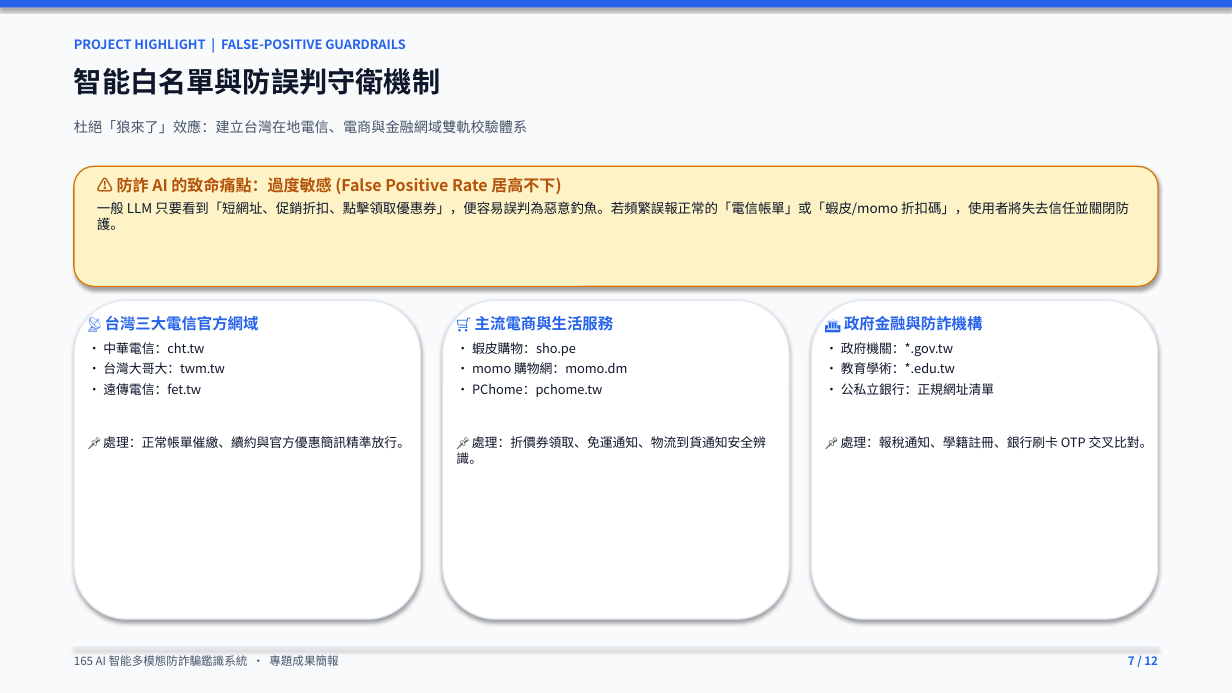
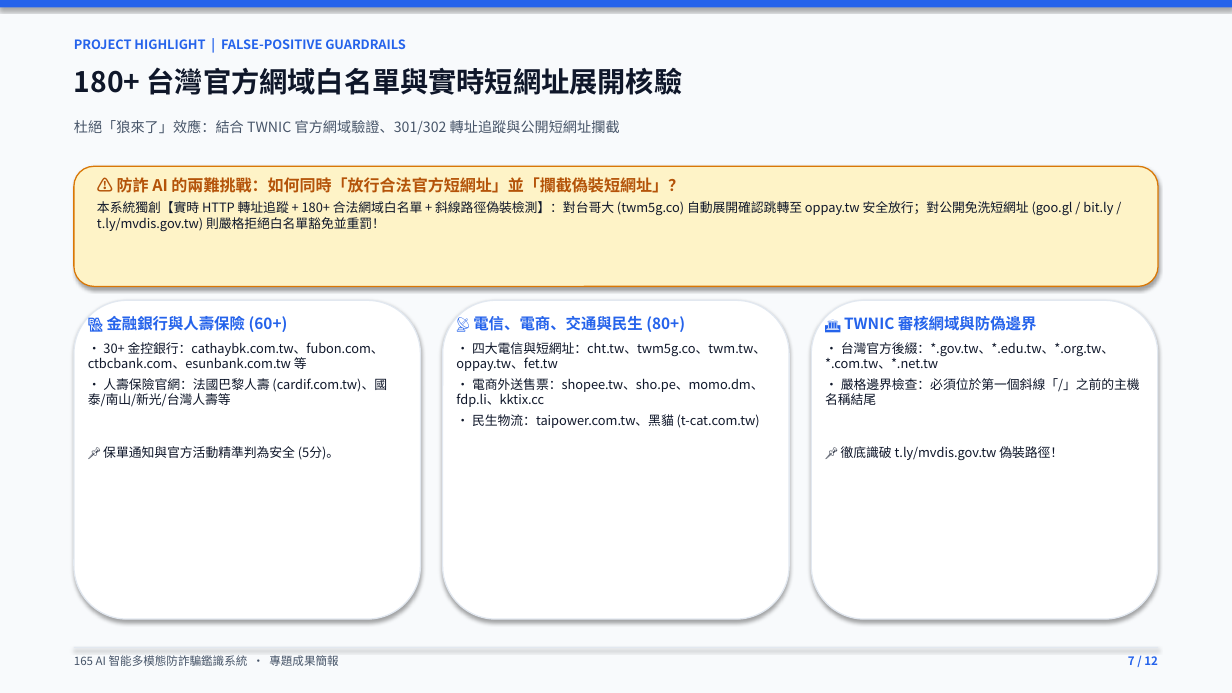
Before and after one commit to alex0647-star/165-anti-scam-ai, a slide deck: slide 7 of 165_AI智能多模態防詐騙鑑識系統_專題簡報.pptx. Drawn at 1232x693 pixels with LibreOffice and Linux fonts; fonts in the diff are those of the drawing. Boxes give left, top, right and bottom in pixels: in the first picture for what was removed or moved away, otherwise in the second. Text is boxed around its words. In the diff, an @@ line names an element or a change of style, - is before the commit and + after.

Commit message:
更新 165 AI 專題簡報、LINE 官方機器人伺服器與相關實測成果

```diff
--- a/165_AI智能多模態防詐騙鑑識系統_專題簡報.pptx
+++ b/165_AI智能多模態防詐騙鑑識系統_專題簡報.pptx
@@ text at bbox=[74, 67, 683, 95]: text changed @@
-智能白名單與防誤判守衛機制
+180+ 台灣官方網域白名單與實時短網址展開核驗
@@ text at bbox=[74, 120, 620, 135]: text changed @@
-杜絕「狼來了」效應：建立台灣在地電信、電商與金融網域雙軌校驗體系
+杜絕「狼來了」效應：結合 TWNIC 官方網域驗證、301/302 轉址追蹤與公開短網址攔截
@@ text at bbox=[97, 177, 1113, 231]: text changed; size 10.5 to 10 pt @@
-⚠️ 防詐 AI 的致命痛點：過度敏感 (False Positive Rate 居高不下)
-一般 LLM 只要看到「短網址、促銷折扣、點擊領取優惠券」，便容易誤判為惡意釣魚。若頻繁誤報正常的「電信帳單」或「蝦皮/momo 折扣碼」，使用者將失去信任並關閉防護。
+⚠️ 防詐 AI 的兩難挑戰：如何同時「放行合法官方短網址」並「攔截偽裝短網址」？
+本系統獨創【實時 HTTP 轉址追蹤 + 180+ 合法網域白名單 + 斜線路徑偽裝檢測】：對台哥大 (twm5g.co) 自動展開確認跳轉至 oppay.tw 安全放行；對公開免洗短網址 (goo.gl / bit.ly / t.ly/mvdis.gov.tw) 則嚴格拒絕白名單豁免並重罰！
@@ text at bbox=[88, 316, 387, 460]: text changed @@
-📡 台灣三大電信官方網域
-• 中華電信：cht.tw
-• 台灣大哥大：twm.tw
-• 遠傳電信：fet.tw
-📌 處理：正常帳單催繳、續約與官方優惠簡訊精準放行。
+🏦 金融銀行與人壽保險 (60+)
+• 30+ 金控銀行：cathaybk.com.tw、fubon.com、ctbcbank.com、esunbank.com.tw 等
+• 人壽保險官網：法國巴黎人壽 (cardif.com.tw)、國泰/南山/新光/台灣人壽等
+📌 保單通知與官方活動精準判為安全 (5分)。
@@ text at bbox=[456, 316, 766, 428]: text changed @@
-🛒 主流電商與生活服務
-• 蝦皮購物：sho.pe
-• momo 購物網：momo.dm
-• PChome：pchome.tw
-📌 處理：折價券領取、免運通知、物流到貨通知安全辨識。
+📡 電信、電商、交通與民生 (80+)
+• 四大電信與短網址：cht.tw、twm5g.co、twm.tw、oppay.tw、fet.tw
+• 電商外送售票：shopee.tw、sho.pe、momo.dm、fdp.li、kktix.cc
+• 民生物流：taipower.com.tw、黑貓 (t-cat.com.tw)
@@ text at bbox=[825, 316, 1140, 460]: text changed @@
-🏛️ 政府金融與防詐機構
-• 政府機關：*.gov.tw
-• 教育學術：*.edu.tw
-• 公私立銀行：正規網址清單
-📌 處理：報稅通知、學籍註冊、銀行刷卡 OTP 交叉比對。
+🏛️ TWNIC 審核網域與防偽邊界
+• 台灣官方後綴：*.gov.tw、*.edu.tw、*.org.tw、*.com.tw、*.net.tw
+• 嚴格邊界檢查：必須位於第一個斜線「/」之前的主機名稱結尾
+📌 徹底識破 t.ly/mvdis.gov.tw 偽裝路徑！
```
Also in this commit, not shown: 11 other slides changed, 3 other files.
